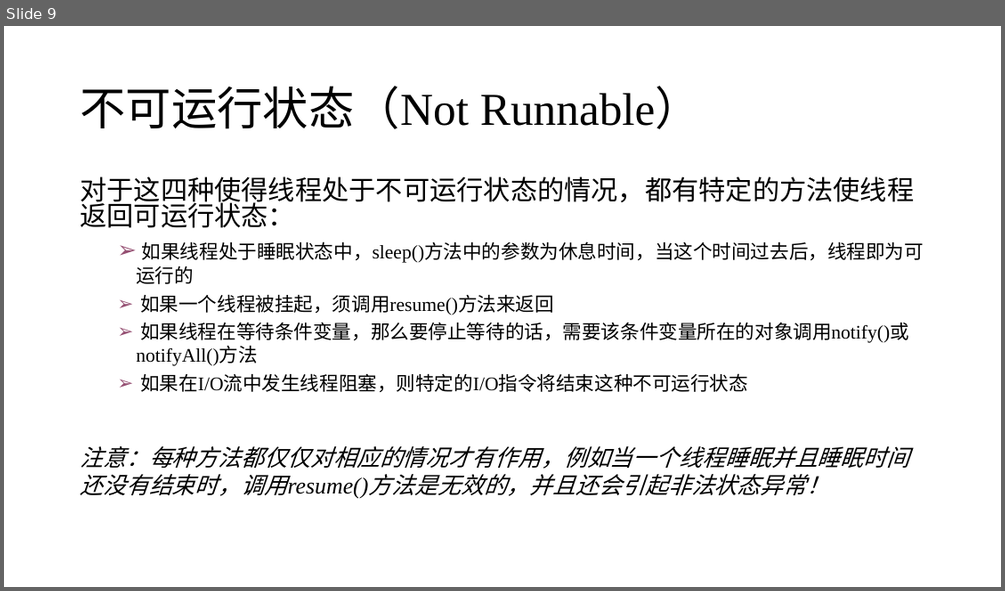
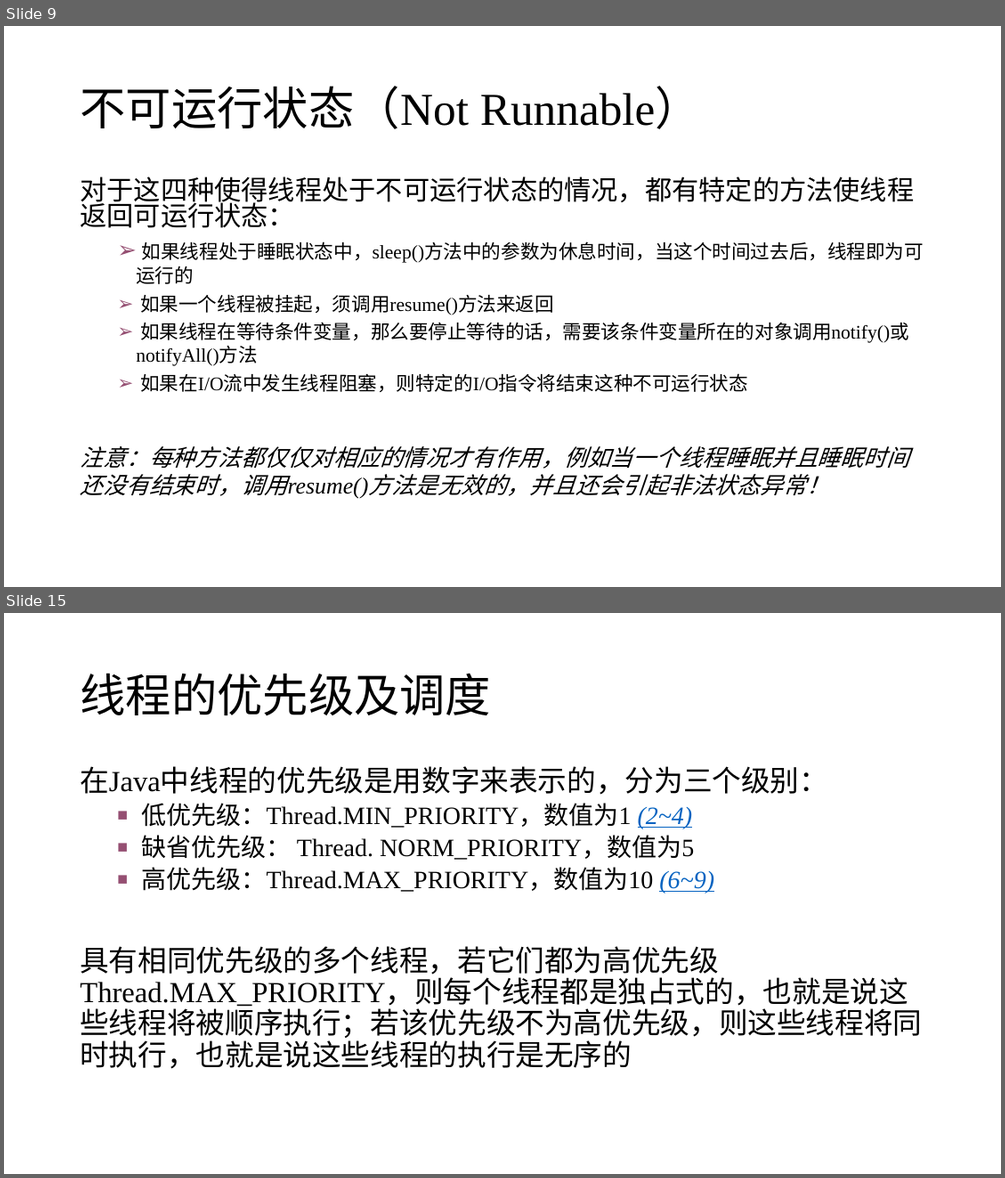
Before and after one commit to j-w-huang/oop, a slide deck: ch6/第六章 part3.pptx. Shown one above the other, each under a label of ours: slide 9 before the commit, slides 9 and 15 after it; the slides between them are not shown. The pictures are 1005x591 and 1005x1178 pixels, drawn with LibreOffice and Linux fonts; fonts in the diff are those of the drawing. Boxes give left, top, right and bottom in pixels: in the first picture for what was removed or moved away, otherwise in the second. Text is boxed around its words. In the diff, an @@ line names an element or a change of style, - is before the commit and + after.

```diff
--- a/ch6/第六章 part3.pptx
+++ b/ch6/第六章 part3.pptx
@@ slide 15 added at [4, 613, 1001, 1174], background #FFFFFF @@
@@ title added at [80, 673, 491, 715], 44 pt, text #000000 @@
+线程的优先级及调度
@@ text added at [80, 766, 922, 1069], 28 pt, text #000000 @@
+在Java中线程的优先级是用数字来表示的，分为三个级别：
+  ■ 低优先级：Thread.MIN_PRIORITY，数值为1 (2~4)
+  ■ 缺省优先级： Thread. NORM_PRIORITY，数值为5
+  ■ 高优先级：Thread.MAX_PRIORITY，数值为10 (6~9)
+具有相同优先级的多个线程，若它们都为高优先级Thread.MAX_PRIORITY，则每个线程都是独占式的，也就是说这些线程将被顺序执行；若该优先级不为高优先级，则这些线程将同时执行，也就是说这些线程的执行是无序的
```
Also in this commit, not shown: 1 slide changed, 29 other slides added, 2 other files.
